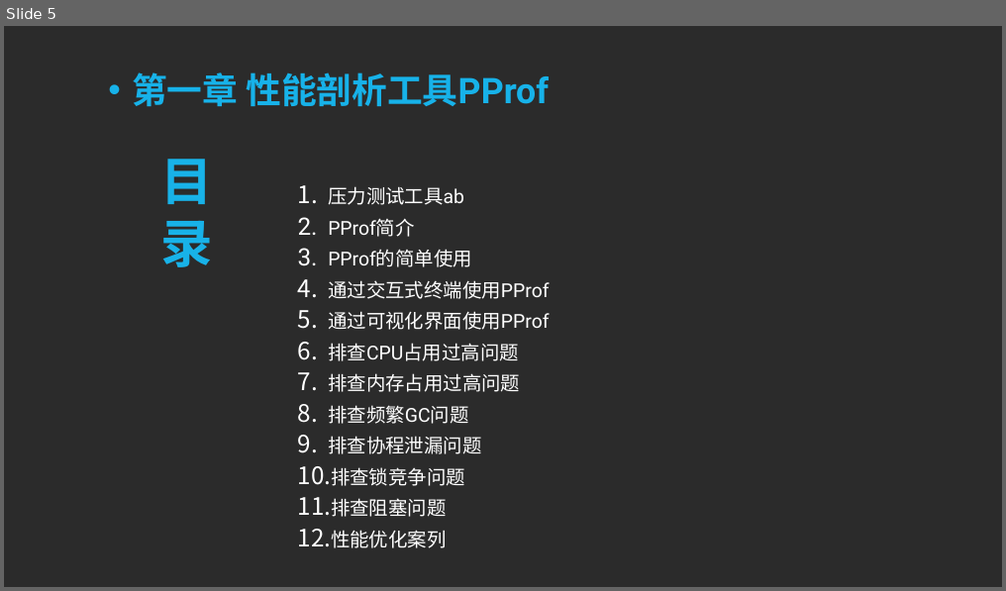
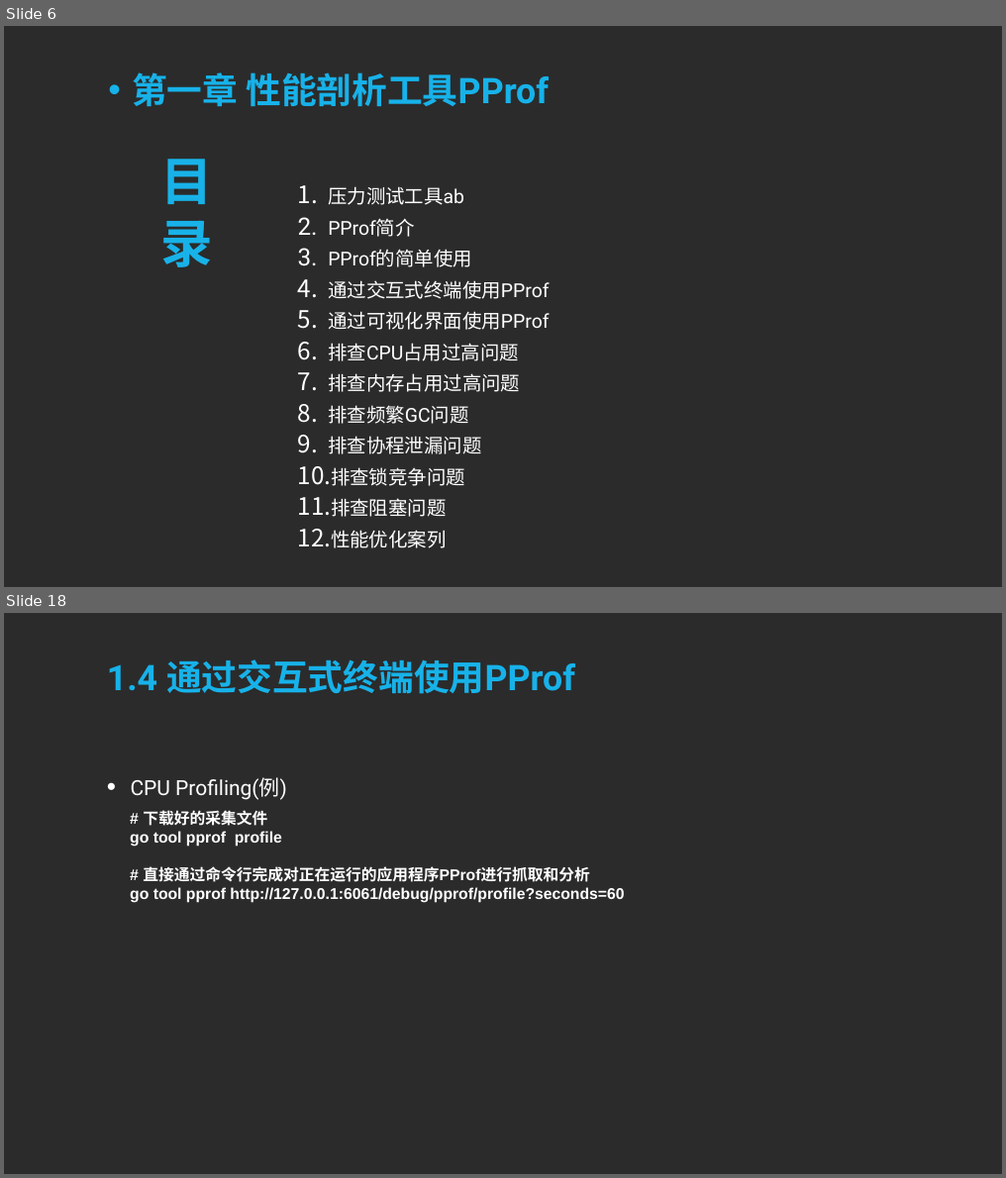
Before and after one commit to sqc157400661/Snail, a slide deck: Go专题系列/性能分析和优化专题/性能分析和优化专题.pptx. Shown one above the other, each under a label of ours: slide 5 before the commit, slides 6 and 18 after it; the slides between them are not shown. The pictures are 1006x591 and 1006x1178 pixels, drawn with LibreOffice and Linux fonts; fonts in the diff are those of the drawing; background and template pictures are left out; a plain dark background stands for a picture behind light text. Boxes give left, top, right and bottom in pixels: in the first picture for what was removed or moved away, otherwise in the second. Text is boxed around its words. In the diff, an @@ line names an element or a change of style, - is before the commit and + after.

```diff
--- a/Go专题系列/性能分析和优化专题/性能分析和优化专题.pptx
+++ b/Go专题系列/性能分析和优化专题/性能分析和优化专题.pptx
@@ slide 18 added at bbox=[4, 613, 1002, 1174], background picture (left out) @@
@@ title added at bbox=[107, 660, 575, 694], 68 pt, text #17B2E9, bold @@
+1.4 通过交互式终端使用PProf
@@ text added at bbox=[131, 777, 287, 800], 40 pt, text #FFFFFF @@
+• CPU Profiling(例)
@@ text added at bbox=[130, 810, 624, 903], 30 pt, text #FFFFFF, bold @@
+# 下载好的采集文件
+go tool pprof profile
+# 直接通过命令行完成对正在运行的应用程序PProf进行抓取和分析
+go tool pprof http://127.0.0.1:6061/debug/pprof/profile?seconds=60
@@ what was slide 5 is now slide 6 @@
```
Also in this commit, not shown: 2 slides changed, 26 other slides added, 2 slides removed, 3 other files.
